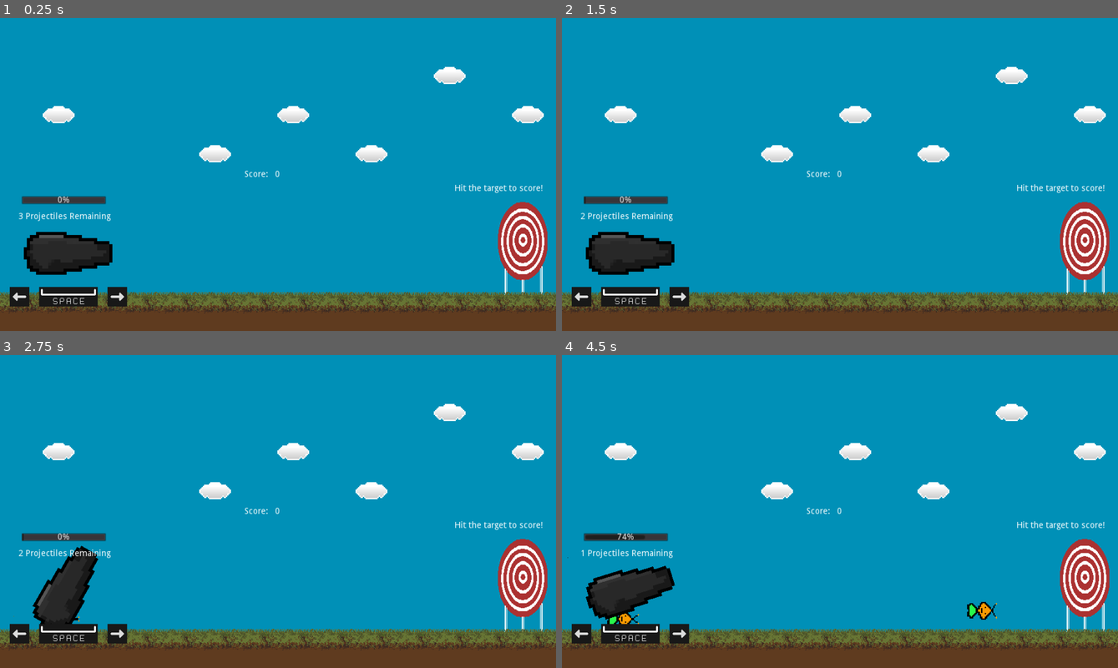
Above: before the commit, frames 1-4 (two rows, left to right).
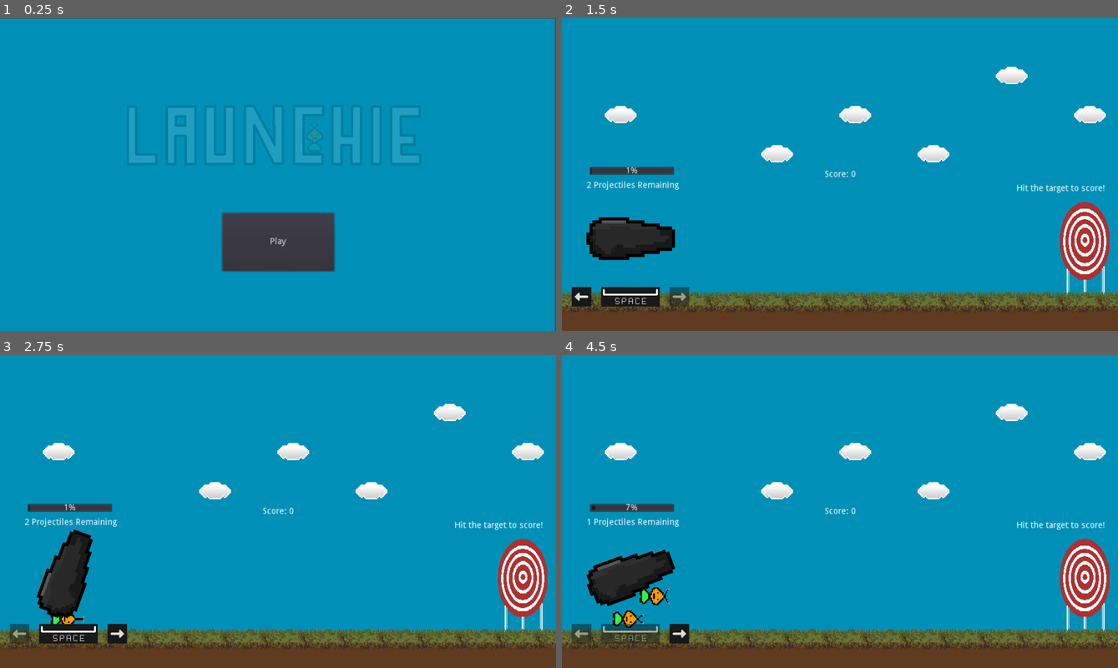
Above: after the commit, the same moments.

Repository: bsu-cs315/P1-Launchie
Game: Godot game, scene res://src/UI/Title.tscn
Same seed, same stepped clock (60 frames per second), same inputs: the game is played once before the commit and once after it. Before the commit the project starts from res://scenes/Main.tscn.
Inputs (mouse positions are in pixels of both pictures, inside the frame that each line leads up to):
- Up to frame 1 (0.25 s): no input
- Up to frame 2 (1.5 s): click (840, 243) at 0.5 s, where only the run after the commit has a clickable "Play"; tap Enter (ui_accept) at 1.25 s; hold Right (ui_right) from 1.28 s (still down); hold Enter (ui_accept) from 1.28 s (still down)
- Up to frame 3 (2.75 s): release Right (ui_right) at 2.03 s; release Enter (ui_accept) at 2.03 s; hold Left (ui_left) from 2.03 s (still down); tap Enter (ui_accept) at 2.1, 2.27, 2.57 s
- Up to frame 4 (4.5 s): release Left (ui_left) at 2.78 s; hold Enter (ui_accept) 2.78-3.53 s; hold Right (ui_right) 2.78-4.28 s; tap Enter (ui_accept) at 3.6, 3.77, 4.07 s; hold Left (ui_left) from 4.28 s (still down); hold Enter (ui_accept) from 4.28 s (still down)

The runs differ from the first frame. In frame 1, 26% of the frame differs, in the area x 0-100%, y 0-100%; in frame 2, 3.4%; in frame 3, 2.6%; in frame 4, 4.3%.

Commit message:
Comply with GDQuest conventions

Diff:
--- a/project.godot
+++ b/project.godot
@@ -16,8 +16,7 @@
 [application]
 
 config/name="Project 1"
-run/main_scene="res://scenes/Main.tscn"
-config/icon="res://assets/icon.png"
+run/main_scene="res://src/ui/Title.tscn"
 
 [display]
 
--- a/scenes/HUD.gd
+++ /dev/null
@@ -1,23 +0,0 @@
-extends CanvasLayer
-
-signal start_game
-
-func set_strength(value):
-	$StrengthBar.value = value
-
-func show_game_over():
-	$StartButton.show()
-
-func hide_tutorial():
-	$RightArrow.hide()
-	$LeftArrow.hide()
-	$SpaceBar.hide()
-
-func set_projectile_remaining(count):
-	$InventoryLabel.text = str(count) + " Projectiles Remaining"
-
-func increase_score():
-	$ScoreLabel.text = str(int($ScoreLabel.text) + 50)
-
-func _on_Button_pressed():
-	emit_signal("start_game")
--- a/scenes/Main.gd
+++ /dev/null
@@ -1,23 +0,0 @@
-extends Node
-
-func _on_HUD_start_game():
-	get_tree().call_group("Projectiles", "queue_free")
-	var _reloaded = get_tree().reload_current_scene()
-
-
-func _on_Target_body_entered(body):
-	if "Projectile" in body.name:
-		$HUD.increase_score()
-
-
-func _on_Cannon_change_strength(value):
-	$HUD.set_strength(value)
-
-
-func _on_Cannon_empty():
-	$HUD.show_game_over()
-	$HUD.hide_tutorial()
-
-
-func _on_Cannon_change_inventory(count):
-	$HUD.set_projectile_remaining(count)
--- a/scenes/TileMap.tscn
+++ /dev/null
@@ -1,115 +0,0 @@
-[gd_scene load_steps=9 format=2]
-
-[ext_resource path="res://assets/visual/k-grass.png" type="Texture" id=3]
-
-[sub_resource type="CanvasItemMaterial" id=1]
-
-[sub_resource type="ConvexPolygonShape2D" id=2]
-points = PoolVector2Array( 64, 64, 0, 64, 0, 0, 64, 0 )
-
-[sub_resource type="ConvexPolygonShape2D" id=3]
-points = PoolVector2Array( 64, 64, 0, 64, 0, 32, 64, 32 )
-
-[sub_resource type="ConvexPolygonShape2D" id=4]
-points = PoolVector2Array( 64, 32, 32, 32, 32, 32, 64, 32 )
-
-[sub_resource type="ConvexPolygonShape2D" id=5]
-points = PoolVector2Array( 0, 0, 64, 0, 64, 64, 0, 64 )
-
-[sub_resource type="ConvexPolygonShape2D" id=6]
-points = PoolVector2Array( 64, 64, 0, 64, 0, 0, 64, 0 )
-
-[sub_resource type="TileSet" id=7]
-0/name = "grass.png 0"
-0/tex_offset = Vector2( 0, 0 )
-0/modulate = Color( 1, 1, 1, 1 )
-0/region = Rect2( 0, 0, 64, 64 )
-0/tile_mode = 0
-0/occluder_offset = Vector2( 0, 0 )
-0/navigation_offset = Vector2( 0, 0 )
-0/shape_offset = Vector2( 0, 0 )
-0/shape_transform = Transform2D( 1, 0, 0, 1, 0, 0 )
-0/shape = SubResource( 2 )
-0/shape_one_way = false
-0/shape_one_way_margin = 1.0
-0/shapes = [ {
-"autotile_coord": Vector2( 0, 0 ),
-"one_way": false,
-"one_way_margin": 1.0,
-"shape": SubResource( 2 ),
-"shape_transform": Transform2D( 1, 0, 0, 1, 0, 0 )
-} ]
-0/z_index = 0
-1/name = "dirt.png 1"
-1/tex_offset = Vector2( 0, 0 )
-1/modulate = Color( 1, 1, 1, 1 )
-1/region = Rect2( 0, 0, 64, 64 )
-1/tile_mode = 0
-1/occluder_offset = Vector2( 0, 0 )
-1/navigation_offset = Vector2( 0, 0 )
-1/shape_offset = Vector2( 0, 0 )
-1/shape_transform = Transform2D( 1, 0, 0, 1, 0, 0 )
-1/shape = SubResource( 3 )
-1/shape_one_way = false
-1/shape_one_way_margin = 1.0
-1/shapes = [ {
-"autotile_coord": Vector2( 0, 0 ),
-"one_way": false,
-"one_way_margin": 1.0,
-"shape": SubResource( 3 ),
-"shape_transform": Transform2D( 1, 0, 0, 1, 0, 0 )
-}, {
-"autotile_coord": Vector2( 0, 0 ),
-"one_way": false,
-"one_way_margin": 1.0,
-"shape": SubResource( 4 ),
-"shape_transform": Transform2D( 1, 0, 0, 1, 0, 0 )
-}, {
-"autotile_coord": Vector2( 0, 0 ),
-"one_way": false,
-"one_way_margin": 1.0,
-"shape": SubResource( 5 ),
-"shape_transform": Transform2D( 1, 0, 0, 1, 0, 0 )
-} ]
-1/z_index = 0
-2/name = "dirt.png 2"
-2/tex_offset = Vector2( 0, 0 )
-2/modulate = Color( 1, 1, 1, 1 )
-2/region = Rect2( 0, 0, 64, 64 )
-2/tile_mode = 0
-2/occluder_offset = Vector2( 0, 0 )
-2/navigation_offset = Vector2( 0, 0 )
-2/shape_offset = Vector2( 0, 0 )
-2/shape_transform = Transform2D( 1, 0, 0, 1, 0, 0 )
-2/shape_one_way = false
-2/shape_one_way_margin = 0.0
-2/shapes = [  ]
-2/z_index = 0
-3/name = "k-grass.png 3"
-3/texture = ExtResource( 3 )
-3/tex_offset = Vector2( 0, 0 )
-3/modulate = Color( 1, 1, 1, 1 )
-3/region = Rect2( 0, 0, 64, 64 )
-3/tile_mode = 0
-3/occluder_offset = Vector2( 0, 0 )
-3/navigation_offset = Vector2( 0, 0 )
-3/shape_offset = Vector2( 0, 0 )
-3/shape_transform = Transform2D( 1, 0, 0, 1, 0, 0 )
-3/shape = SubResource( 6 )
-3/shape_one_way = false
-3/shape_one_way_margin = 1.0
-3/shapes = [ {
-"autotile_coord": Vector2( 0, 0 ),
-"one_way": false,
-"one_way_margin": 1.0,
-"shape": SubResource( 6 ),
-"shape_transform": Transform2D( 1, 0, 0, 1, 0, 0 )
-} ]
-3/z_index = 0
-
-[node name="TileMap" type="TileMap"]
-material = SubResource( 1 )
-tile_set = SubResource( 7 )
-cell_size = Vector2( 32, 32 )
-format = 1
-tile_data = PoolIntArray( 786432, 3, 0, 786433, 3, 0, 786434, 3, 0, 786435, 3, 0, 786436, 3, 0, 786437, 3, 0, 786438, 3, 0, 786439, 3, 0, 786440, 3, 0, 786441, 3, 0, 786442, 3, 0, 786443, 3, 0, 786444, 3, 0, 786445, 3, 0, 786446, 3, 0, 786447, 3, 0, 786448, 3, 0, 786449, 3, 0, 786450, 3, 0, 786451, 3, 0, 786452, 3, 0, 786453, 3, 0 )
--- a/scenes/entities/Cannon.gd
+++ /dev/null
@@ -1,59 +0,0 @@
-extends KinematicBody2D
-
-signal empty
-signal change_inventory(count)
-signal change_strength(value)
-
-export (float) var rotation_speed = 1.5
-export var strength_speed = 5
-var rotation_dir = 0
-var triggered = false
-var strength = 0
-var projectiles_remaining = 3
-
-func _ready():
-	pass # Replace with function body.
-
-onready var projectile_packed = preload("res://scenes/entities/Projectile.tscn")
-
-var time_held = 0
-var direction = 1
-
-func _physics_process(delta):
-	rotation += rotate_on_input(delta)
-	rotation_degrees = clamp(rotation_degrees, -90, 0)
-	if Input.is_action_pressed("ui_accept") && are_projectiles_sleeping() && projectiles_remaining != 0:
-		time_held += delta
-		strength += time_held * strength_speed * direction
-		if strength >= 100 || strength <= 0:
-			direction = -direction
-			time_held = 0
-		strength = clamp(strength, 0, 100)
-		emit_signal("change_strength", strength)
-	if projectiles_remaining != 0 && Input.is_action_just_released("ui_accept") && are_projectiles_sleeping():
-		var projectile = projectile_packed.instance()
-		get_tree().get_root().add_child(projectile)
-		projectile.position = position
-		projectile.launch(rotation, strength / 100)
-		projectiles_remaining -= 1
-		strength = 0
-		emit_signal("change_inventory", projectiles_remaining)
-		if projectiles_remaining == 0:
-			emit_signal("empty")
-
-
-func rotate_on_input(delta):
-	rotation_dir = 0
-	if Input.is_action_pressed("ui_right"):
-		rotation_dir += 1
-	if Input.is_action_pressed("ui_left"):
-		rotation_dir -= 1
-	return rotation_dir * rotation_speed * delta
-
-func are_projectiles_sleeping():
-	var sleeping = true
-	for node in get_tree().get_nodes_in_group("Projectiles"):
-		node = node as RigidBody2D
-		if !node.sleeping && node.position.x < get_viewport().size.x:
-			sleeping = false
-	return sleeping
--- a/scenes/entities/Projectile.gd
+++ /dev/null
@@ -1,19 +0,0 @@
-extends RigidBody2D
-
-signal projectile_launched
-
-export (int) var launch_speed = 200
-
-var needs_rotated = 0
-
-func _ready():
-	pass
-
-#	angle in radians, strength float between 0 and 1
-func launch(angle, strength):
-		rotation = angle
-		angular_velocity = 0
-		apply_impulse(Vector2(), Vector2(abs(cos(angle)) * launch_speed * strength, abs(sin(angle)) * launch_speed * strength * -1))
-		emit_signal("projectile_launched")
-		$AnimatedSprite.play()
-		$AudioStreamPlayer.play()
--- /dev/null
+++ b/src/Entities/Cannon.gd
@@ -0,0 +1,60 @@
+extends KinematicBody2D
+
+signal finished
+signal inventory_changed(count)
+signal strength_changed(value)
+
+export var rotation_speed: float = 100
+export var strength_speed: int = 5
+
+var strength: float = 1
+var direction_rotation: int = 0
+var direction_strength: int = 1
+
+onready var projectiles_remaining := 3
+onready var projectile_packed: PackedScene = load("res://src/Entities/Projectile.tscn")
+
+
+func _physics_process(delta):
+	rotation_degrees = clamp(rotation_degrees + rotate_on_input(delta), -90, 0)
+	if are_projectiles_sleeping() && projectiles_remaining == 0:
+		emit_signal("finished")
+	if Input.is_action_pressed("ui_accept") && are_projectiles_sleeping() && projectiles_remaining != 0:
+		change_cannon_strength(delta)
+	if projectiles_remaining != 0 && Input.is_action_just_released("ui_accept") && are_projectiles_sleeping():
+		launch_projectile()
+
+
+func change_cannon_strength(delta: float):
+	strength = clamp((strength * delta * strength_speed * direction_strength) + strength, 1, 100)
+	if strength >= 100 || strength <= 1:
+		direction_strength = -direction_strength
+	emit_signal("strength_changed", strength)
+
+
+func launch_projectile():
+	var projectile = projectile_packed.instance()
+	get_tree().get_root().add_child(projectile)
+	projectile.position = position
+	projectile.launch(rotation, strength / 100)
+	projectiles_remaining -= 1
+	strength = 1
+	emit_signal("inventory_changed", projectiles_remaining)
+
+
+func rotate_on_input(delta: float) -> float:
+	direction_rotation = 0
+	if Input.is_action_pressed("ui_right"):
+		direction_rotation += 1
+	if Input.is_action_pressed("ui_left"):
+		direction_rotation -= 1
+	return direction_rotation * rotation_speed * delta
+
+
+func are_projectiles_sleeping() -> bool:
+	var sleeping = true
+	for node in get_tree().get_nodes_in_group("Projectiles"):
+		node = node as RigidBody2D
+		if !node.sleeping && node.position.x < get_viewport().size.x:
+			sleeping = false
+	return sleeping
--- a/scenes/entities/Cannon.tscn
+++ b/src/Entities/Cannon.tscn
@@ -1,6 +1,6 @@
 [gd_scene load_steps=6 format=2]
 
-[ext_resource path="res://scenes/entities/Cannon.gd" type="Script" id=1]
+[ext_resource path="res://src/entities/Cannon.gd" type="Script" id=1]
 [ext_resource path="res://assets/visual/assets_tiled.png" type="Texture" id=2]
 
 [sub_resource type="CapsuleShape2D" id=1]
--- /dev/null
+++ b/src/Entities/Projectile.gd
@@ -0,0 +1,12 @@
+extends RigidBody2D
+
+signal projectile_launched
+
+export var launch_speed: int = 200
+
+
+func launch(angle: float, strength: float):
+		rotation = angle
+		apply_impulse(Vector2.ZERO, Vector2(abs(cos(angle)) * launch_speed * strength, abs(sin(angle)) * launch_speed * strength * -1))
+		$AudioStreamPlayer.play()
+		emit_signal("projectile_launched")
--- a/scenes/entities/Projectile.tscn
+++ b/src/Entities/Projectile.tscn
@@ -1,19 +1,19 @@
 [gd_scene load_steps=9 format=2]
 
-[ext_resource path="res://scenes/entities/Projectile.gd" type="Script" id=1]
-[ext_resource path="res://assets/visual/assets_tiled.png" type="Texture" id=2]
-[ext_resource path="res://assets/audio/zoom.wav" type="AudioStream" id=3]
+[ext_resource path="res://assets/visual/assets_tiled.png" type="Texture" id=1]
+[ext_resource path="res://assets/audio/zoom.wav" type="AudioStream" id=2]
+[ext_resource path="res://src/entities/Projectile.gd" type="Script" id=3]
 
 [sub_resource type="AtlasTexture" id=1]
-atlas = ExtResource( 2 )
+atlas = ExtResource( 1 )
 region = Rect2( 128, 0, 64, 64 )
 
 [sub_resource type="AtlasTexture" id=2]
-atlas = ExtResource( 2 )
+atlas = ExtResource( 1 )
 region = Rect2( 192, 0, 64, 64 )
 
 [sub_resource type="AtlasTexture" id=3]
-atlas = ExtResource( 2 )
+atlas = ExtResource( 1 )
 region = Rect2( 0, 0, 64, 64 )
 
 [sub_resource type="SpriteFrames" id=4]
@@ -31,7 +31,7 @@
 "Projectiles",
 ]]
 position = Vector2( 123.224, 344.609 )
-script = ExtResource( 1 )
+script = ExtResource( 3 )
 __meta__ = {
 "_edit_group_": true
 }
@@ -42,6 +42,7 @@
 rotation = 1.5708
 scale = Vector2( 1.02926, 1.02926 )
 frames = SubResource( 4 )
+playing = true
 
 [node name="CollisionShape2D" type="CollisionShape2D" parent="."]
 position = Vector2( -15.3576, -8.6153 )
@@ -49,5 +50,5 @@
 shape = SubResource( 5 )
 
 [node name="AudioStreamPlayer" type="AudioStreamPlayer" parent="."]
-stream = ExtResource( 3 )
-volume_db = -5.6
+stream = ExtResource( 2 )
+volume_db = -28.8
--- a/scenes/items/Target.tscn
+++ b/src/Entities/Target.tscn
@@ -1,6 +1,7 @@
 [gd_scene load_steps=3 format=2]
 
-[ext_resource path="res://assets/visual/k-target.png" type="Texture" id=1]
+[ext_resource path="res://assets/visual/target.png" type="Texture" id=1]
+
 
 [sub_resource type="RectangleShape2D" id=1]
 extents = Vector2( 39.1091, 70.6817 )
--- /dev/null
+++ b/src/Main.gd
@@ -0,0 +1,18 @@
+extends Node
+
+
+func _on_Target_body_entered(body: Node2D):
+	if "Projectile" in body.name:
+		$HUD.increase_score()
+
+
+func _on_Cannon_finished():
+	$HUD.show_return_button()
+
+
+func _on_Cannon_inventory_changed(count: int):
+	$HUD.set_projectile_remaining(count)
+
+
+func _on_Cannon_strength_changed(value: float):
+	$HUD.set_strength(value)
--- a/scenes/Main.tscn
+++ b/src/Main.tscn
@@ -1,10 +1,10 @@
 [gd_scene load_steps=10 format=2]
 
-[ext_resource path="res://scenes/entities/Cannon.tscn" type="PackedScene" id=1]
-[ext_resource path="res://assets/visual/k-grass.png" type="Texture" id=2]
-[ext_resource path="res://scenes/HUD.tscn" type="PackedScene" id=3]
-[ext_resource path="res://scenes/Main.gd" type="Script" id=4]
-[ext_resource path="res://scenes/items/Target.tscn" type="PackedScene" id=5]
+[ext_resource path="res://src/entities/Cannon.tscn" type="PackedScene" id=1]
+[ext_resource path="res://assets/visual/grass.png" type="Texture" id=2]
+[ext_resource path="res://src/ui/HUD.tscn" type="PackedScene" id=3]
+[ext_resource path="res://src/Main.gd" type="Script" id=4]
+[ext_resource path="res://src/entities/Target.tscn" type="PackedScene" id=5]
 [ext_resource path="res://assets/visual/assets_tiled.png" type="Texture" id=6]
 
 [sub_resource type="ConvexPolygonShape2D" id=1]
@@ -84,9 +84,11 @@
 tile_data = PoolIntArray( 65547, 2, 0, 131073, 2, 0, 131079, 2, 0, 131085, 2, 0, 196613, 2, 0, 196617, 2, 0, 458752, 3, …(200 unchanged characters)…
 
 [node name="Cannon" parent="." instance=ExtResource( 1 )]
-position = Vector2( 108.722, 384.635 )
-[connection signal="start_game" from="HUD" to="." method="_on_HUD_start_game"]
+position = Vector2( 109.666, 361.038 )
+
+[node name="CanvasLayer" type="CanvasLayer" parent="."]
+[connection signal="return_pressed" from="HUD" to="." method="_on_HUD_return_pressed"]
 [connection signal="body_entered" from="Target" to="." method="_on_Target_body_entered"]
-[connection signal="change_inventory" from="Cannon" to="." method="_on_Cannon_change_inventory"]
-[connection signal="change_strength" from="Cannon" to="." method="_on_Cannon_change_strength"]
-[connection signal="empty" from="Cannon" to="." method="_on_Cannon_empty"]
+[connection signal="finished" from="Cannon" to="." method="_on_Cannon_finished"]
+[connection signal="inventory_changed" from="Cannon" to="." method="_on_Cannon_inventory_changed"]
+[connection signal="strength_changed" from="Cannon" to="." method="_on_Cannon_strength_changed"]
--- /dev/null
+++ b/src/UI/HUD.gd
@@ -0,0 +1,37 @@
+extends CanvasLayer
+
+var score: int = 0
+
+
+func _process(delta):
+	$SpaceBar.modulate.a = 1
+	$RightArrow.modulate.a = 1
+	$LeftArrow.modulate.a = 1
+	if(Input.is_action_pressed("ui_accept")):
+		$SpaceBar.modulate.a = .5
+	if(Input.is_action_pressed("ui_right")):
+		$RightArrow.modulate.a = .5
+	if(Input.is_action_pressed("ui_left")):
+		$LeftArrow.modulate.a =.5
+
+
+func set_strength(value: float):
+	$StrengthBar.value = value
+
+
+func set_projectile_remaining(count: int):
+	$InventoryLabel.text = str(count) + " Projectiles Remaining"
+
+
+func increase_score():
+	score += 50
+	$ScoreLabel.text = "Score: "+str(score)
+
+
+func show_return_button():
+	$ReturnButton.show()
+
+
+func _on_ReturnButton_pressed():
+	get_tree().call_group("Projectiles", "queue_free")
+	get_tree().change_scene("res://src/UI/Title.tscn")
--- a/scenes/HUD.tscn
+++ b/src/UI/HUD.tscn
@@ -1,6 +1,6 @@
 [gd_scene load_steps=9 format=2]
 
-[ext_resource path="res://scenes/HUD.gd" type="Script" id=1]
+[ext_resource path="res://src/ui/HUD.gd" type="Script" id=1]
 [ext_resource path="res://assets/visual/assets_tiled.png" type="Texture" id=2]
 [ext_resource path="res://assets/visual/spacebar.png" type="Texture" id=3]
 
@@ -39,41 +39,16 @@
 [node name="HUD" type="CanvasLayer"]
 script = ExtResource( 1 )
 
-[node name="StartButton" type="Button" parent="."]
-visible = false
-anchor_left = 0.5
-anchor_top = 0.5
-anchor_right = 0.5
-anchor_bottom = 0.5
-margin_left = -20.5
-margin_top = 76.0
-margin_right = 20.5
-margin_bottom = 96.0
-text = "Start"
-__meta__ = {
-"_edit_use_anchors_": false
-}
-
-[node name="Label" type="Label" parent="."]
-margin_left = 400.0
-margin_top = 249.0
-margin_right = 440.0
-margin_bottom = 263.0
-text = "Score:"
-__meta__ = {
-"_edit_use_anchors_": false
-}
-
 [node name="ScoreLabel" type="Label" parent="."]
 anchor_left = 0.5
 anchor_top = 0.5
 anchor_right = 0.5
 anchor_bottom = 0.5
-margin_left = -5.0
+margin_left = -25.5
 margin_top = -7.0
-margin_right = 5.0
+margin_right = 25.5
 margin_bottom = 7.0
-text = "0"
+text = "Score: 0"
 __meta__ = {
 "_edit_use_anchors_": false
 }
@@ -89,10 +64,10 @@
 }
 
 [node name="InventoryLabel" type="Label" parent="."]
-margin_left = 29.8811
-margin_top = 318.411
-margin_right = 180.881
-margin_bottom = 332.411
+margin_left = 40.0
+margin_top = 267.0
+margin_right = 191.0
+margin_bottom = 281.0
 text = "3 Projectiles Remaining"
 __meta__ = {
 "_edit_use_anchors_": false
@@ -101,10 +76,10 @@
 [node name="StrengthBar" type="ProgressBar" parent="."]
 anchor_top = 0.5
 anchor_bottom = 0.5
-margin_left = 35.4583
-margin_top = 35.0662
-margin_right = 174.459
-margin_bottom = 49.0662
+margin_left = 45.1881
+margin_top = -13.4751
+margin_right = 184.189
+margin_bottom = 0.524902
 __meta__ = {
 "_edit_use_anchors_": false
 }
@@ -123,4 +98,19 @@
 [node name="SpaceBar" type="AnimatedSprite" parent="."]
 position = Vector2( 112, 456 )
 frames = SubResource( 5 )
-[connection signal="pressed" from="StartButton" to="." method="_on_Button_pressed"]
+
+[node name="ReturnButton" type="Button" parent="."]
+visible = false
+anchor_left = 0.5
+anchor_top = 0.5
+anchor_right = 0.5
+anchor_bottom = 0.5
+margin_left = -91.5
+margin_top = 77.0
+margin_right = 91.5
+margin_bottom = 149.0
+text = "Return to Title"
+__meta__ = {
+"_edit_use_anchors_": false
+}
+[connection signal="pressed" from="ReturnButton" to="." method="_on_ReturnButton_pressed"]
--- /dev/null
+++ b/src/UI/Title.gd
@@ -0,0 +1,6 @@
+extends CanvasLayer
+
+
+func _on_PlayButton_pressed():
+	var game_scene: PackedScene = load("res://src/Main.tscn")
+	get_tree().change_scene_to(game_scene)
--- /dev/null
+++ b/src/UI/Title.tscn
@@ -0,0 +1,106 @@
+[gd_scene load_steps=10 format=2]
+
+[ext_resource path="res://assets/visual/assets_tiled.png" type="Texture" id=1]
+[ext_resource path="res://assets/visual/title.png" type="Texture" id=2]
+[ext_resource path="res://src/ui/Title.gd" type="Script" id=3]
+
+[sub_resource type="AtlasTexture" id=1]
+atlas = ExtResource( 1 )
+region = Rect2( 0, 0, 64, 64 )
+
+[sub_resource type="AtlasTexture" id=2]
+atlas = ExtResource( 1 )
+region = Rect2( 192, 0, 64, 64 )
+
+[sub_resource type="AtlasTexture" id=3]
+atlas = ExtResource( 1 )
+region = Rect2( 128, 0, 64, 64 )
+
+[sub_resource type="SpriteFrames" id=4]
+animations = [ {
+"frames": [ SubResource( 1 ), SubResource( 2 ), SubResource( 3 ) ],
+"loop": true,
+"name": "default",
+"speed": 10.0
+} ]
+
+[sub_resource type="Animation" id=5]
+resource_name = "fade_in"
+length = 2.0
+tracks/0/type = "value"
+tracks/0/path = NodePath(".:modulate")
+tracks/0/interp = 1
+tracks/0/loop_wrap = true
+tracks/0/imported = false
+tracks/0/enabled = true
+tracks/0/keys = {
+"times": PoolRealArray( 0, 2 ),
+"transitions": PoolRealArray( 1, 1 ),
+"update": 0,
+"values": [ Color( 1, 1, 1, 0 ), Color( 1, 1, 1, 1 ) ]
+}
+
+[sub_resource type="Animation" id=6]
+resource_name = "fade_in"
+length = 2.0
+tracks/0/type = "value"
+tracks/0/path = NodePath(".:modulate")
+tracks/0/interp = 1
+tracks/0/loop_wrap = true
+tracks/0/imported = false
+tracks/0/enabled = true
+tracks/0/keys = {
+"times": PoolRealArray( 0, 2 ),
+"transitions": PoolRealArray( 1, 1 ),
+"update": 0,
+"values": [ Color( 1, 1, 1, 0 ), Color( 1, 1, 1, 1 ) ]
+}
+
+[node name="Title" type="CanvasLayer"]
+script = ExtResource( 3 )
+
+[node name="ColorRect" type="ColorRect" parent="."]
+margin_top = 1.0
+margin_right = 908.0
+margin_bottom = 515.0
+color = Color( 0, 0.568627, 0.721569, 1 )
+__meta__ = {
+"_edit_use_anchors_": false
+}
+
+[node name="Sprite" type="Sprite" parent="."]
+modulate = Color( 1, 1, 1, 0 )
+position = Vector2( 448, 192 )
+texture = ExtResource( 2 )
+
+[node name="AnimatedSprite" type="AnimatedSprite" parent="."]
+modulate = Color( 1, 1, 1, 0 )
+position = Vector2( 515, 190 )
+frames = SubResource( 4 )
+frame = 2
+playing = true
+
+[node name="PlayButton" type="Button" parent="."]
+anchor_left = 0.5
+anchor_top = 1.0
+anchor_right = 0.5
+anchor_bottom = 1.0
+margin_left = -91.5
+margin_top = -193.0
+margin_right = 91.5
+margin_bottom = -98.0
+text = "Play"
+__meta__ = {
+"_edit_use_anchors_": false
+}
+
+[node name="AnimationPlayer" type="AnimationPlayer" parent="."]
+root_node = NodePath("../Sprite")
+autoplay = "fade_in"
+anims/fade_in = SubResource( 5 )
+
+[node name="AnimationPlayer2" type="AnimationPlayer" parent="."]
+root_node = NodePath("../AnimatedSprite")
+autoplay = "fade_in"
+anims/fade_in = SubResource( 6 )
+[connection signal="pressed" from="PlayButton" to="." method="_on_PlayButton_pressed"]
Renamed: assets/visual/k-grass.png -> assets/visual/grass.png
Not shown, changed: assets/visual/grass.png.import
Renamed: assets/visual/k-target.png -> assets/visual/target.png
Not shown, added: assets/visual/target.png.import
Binary file added: assets/visual/title.png
Not shown, changed: assets/visual/title.png.import
